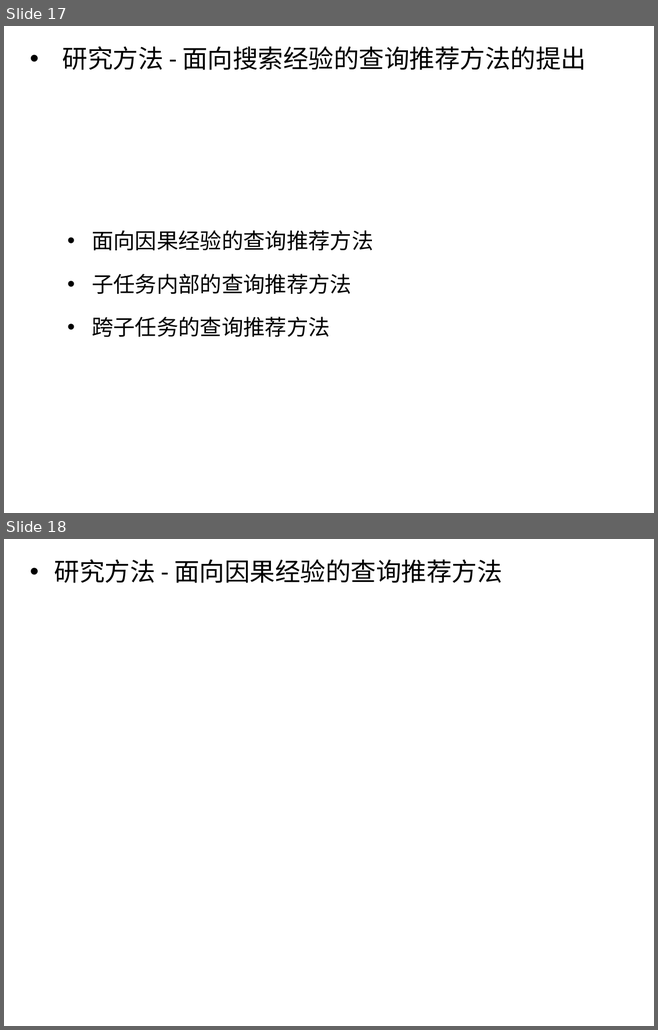
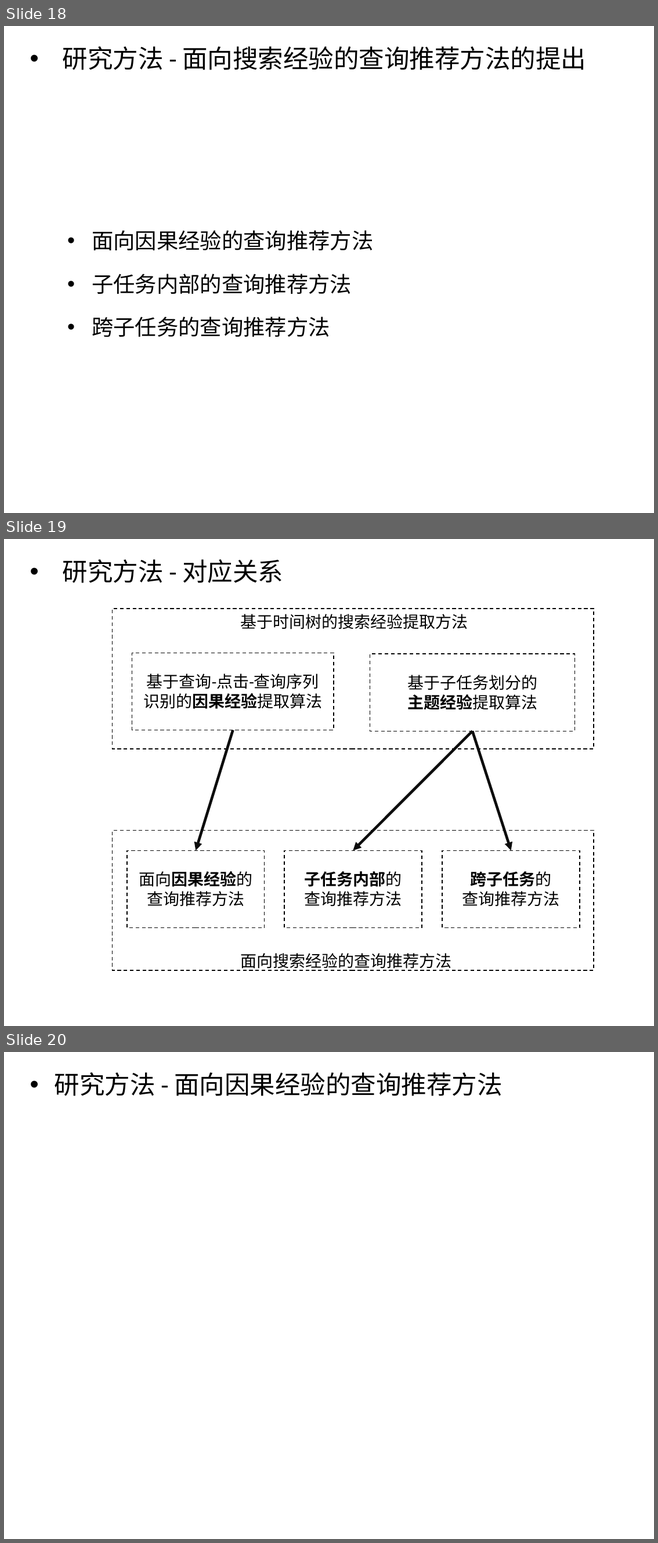
Before and after one commit to luxurymask/recommendation, a slide deck: phase5/答辩ppt.pptx. Shown one above the other, each under a label of ours: slides 17 and 18 before the commit, slides 18, 19 and 20 after it. The pictures are 658x1030 and 658x1543 pixels, drawn with LibreOffice and Linux fonts; fonts in the diff are those of the drawing. Boxes give left, top, right and bottom in pixels: in the first picture for what was removed or moved away, otherwise in the second. Text is boxed around its words. In the diff, an @@ line names an element or a change of style, - is before the commit and + after.

Commit message:
搜索经验提取过程

```diff
--- a/phase5/答辩ppt.pptx
+++ b/phase5/答辩ppt.pptx
@@ slide 19 added at (x1=4, y1=539, x2=654, y2=1026), background #FFFFFF @@
@@ text added at (x1=63, y1=559, x2=283, y2=583), 28 pt, text #000000 @@
+• 研究方法 - 对应关系
@@ group added at (x1=112, y1=609, x2=594, y2=749): 3 rectangles, 3 texts @@
+基于查询-点击-查询序列识别的因果经验提取算法
+基于时间树的搜索经验提取方法
+基于子任务划分的
+主题经验提取算法
@@ arrow added from (233, 730) to (195, 851), #0D0D0D 3 pt @@
@@ arrow added from (473, 732) to (353, 851), #0D0D0D 3 pt @@
@@ arrow added from (473, 732) to (511, 851), #0D0D0D 3 pt @@
@@ group added at (x1=112, y1=831, x2=594, y2=971): 4 rectangles, 4 texts @@
+面向搜索经验的查询推荐方法
+面向因果经验的
+查询推荐方法
+子任务内部的
+查询推荐方法
+跨子任务的
+查询推荐方法
@@ what was slide 17 is now slide 18 @@
@@ what was slide 18 is now slide 20 @@
```
Also in this commit, not shown: 1 other slide added, 7 other files.
